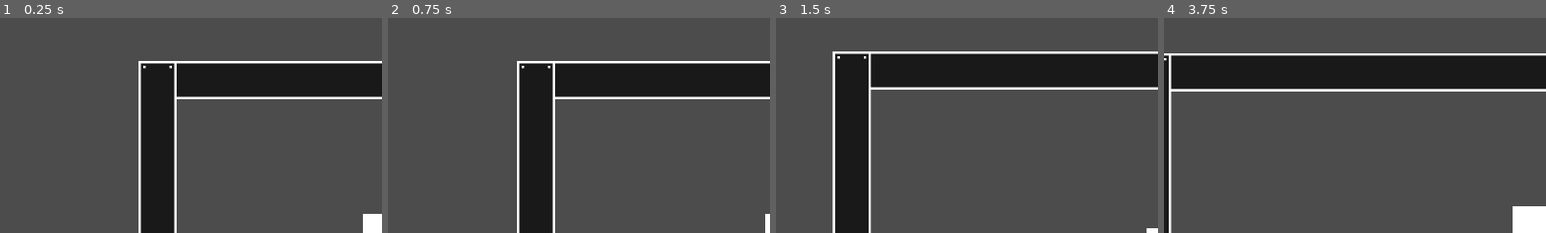
Above: before the commit, frames 1-4 (left to right).
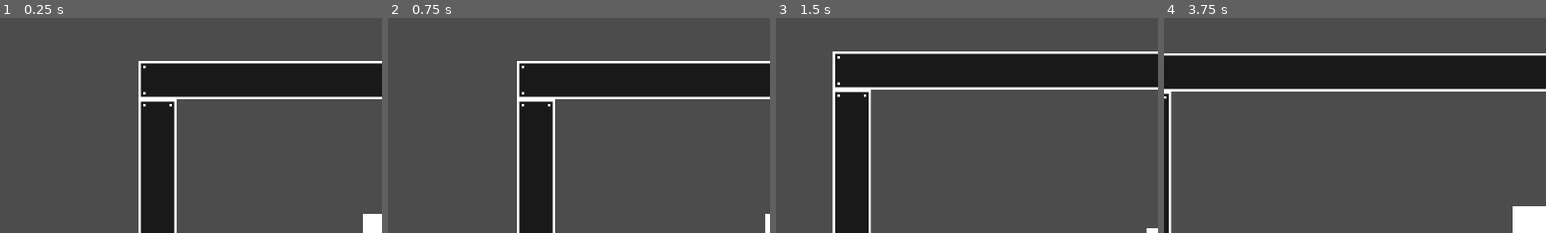
Above: after the commit, the same moments.

Repository: deengames-prototypes/moon-cats
Game: Godot game, scene res://Scenes/CoreGame/CoreGameScene.tscn
Same seed, same stepped clock (60 frames per second), same inputs: the game is played once before the commit and once after it.
Inputs:
- Up to frame 1 (0.25 s): no input
- Up to frame 2 (0.75 s): tap Enter at 0.5 s; hold Right (ui_right) from 0.53 s (still down)
- Up to frame 3 (1.5 s): release Right (ui_right) at 1.28 s; hold Down (ui_down) from 1.28 s (still down)
- Up to frame 4 (3.75 s): release Down (ui_down) at 2.03 s; hold Right (ui_right) 2.03-2.78 s; hold Up (ui_up) 2.78-3.53 s; hold Left (ui_left) from 3.53 s (still down)
The pictures show only the part of the screen within x 0-50%, y 0-50%; the shares and areas given below are measured in that part.

The runs differ from the first frame. In frame 1, 0.4% of the frame differs, in the area x 36-47%, y 20-42%; in frame 2, 0.4%; in frame 3, 0.4%; in frame 4, 0.2%.

Commit message:
Fix border walls so they don't overlap

Diff:
--- a/source/Scenes/CoreGame/CoreGameScene.gd
+++ b/source/Scenes/CoreGame/CoreGameScene.gd
@@ -3,6 +3,9 @@
 const Wall = preload("res://Scenes/CoreGame/Wall.tscn")
 
 func _ready():
+	_create_border_walls()
+
+func _create_border_walls():
 	var w1 = Wall.instance()
 	add_child(w1)
 	w1.resize(1280, 32)
@@ -14,9 +17,10 @@
 
 	var w3 = Wall.instance()
 	add_child(w3)
-	w3.resize(32, 720)
+	w3.resize(32, 720 - 64)
+	w3.position = Vector2(0, 32)
 
 	var w4 = Wall.instance()
 	add_child(w4)
-	w4.resize(32, 720)
-	w4.position = Vector2(1280 - 32, 0)
+	w4.resize(32, 720 - 64)
+	w4.position = Vector2(1280 - 32, 32)
